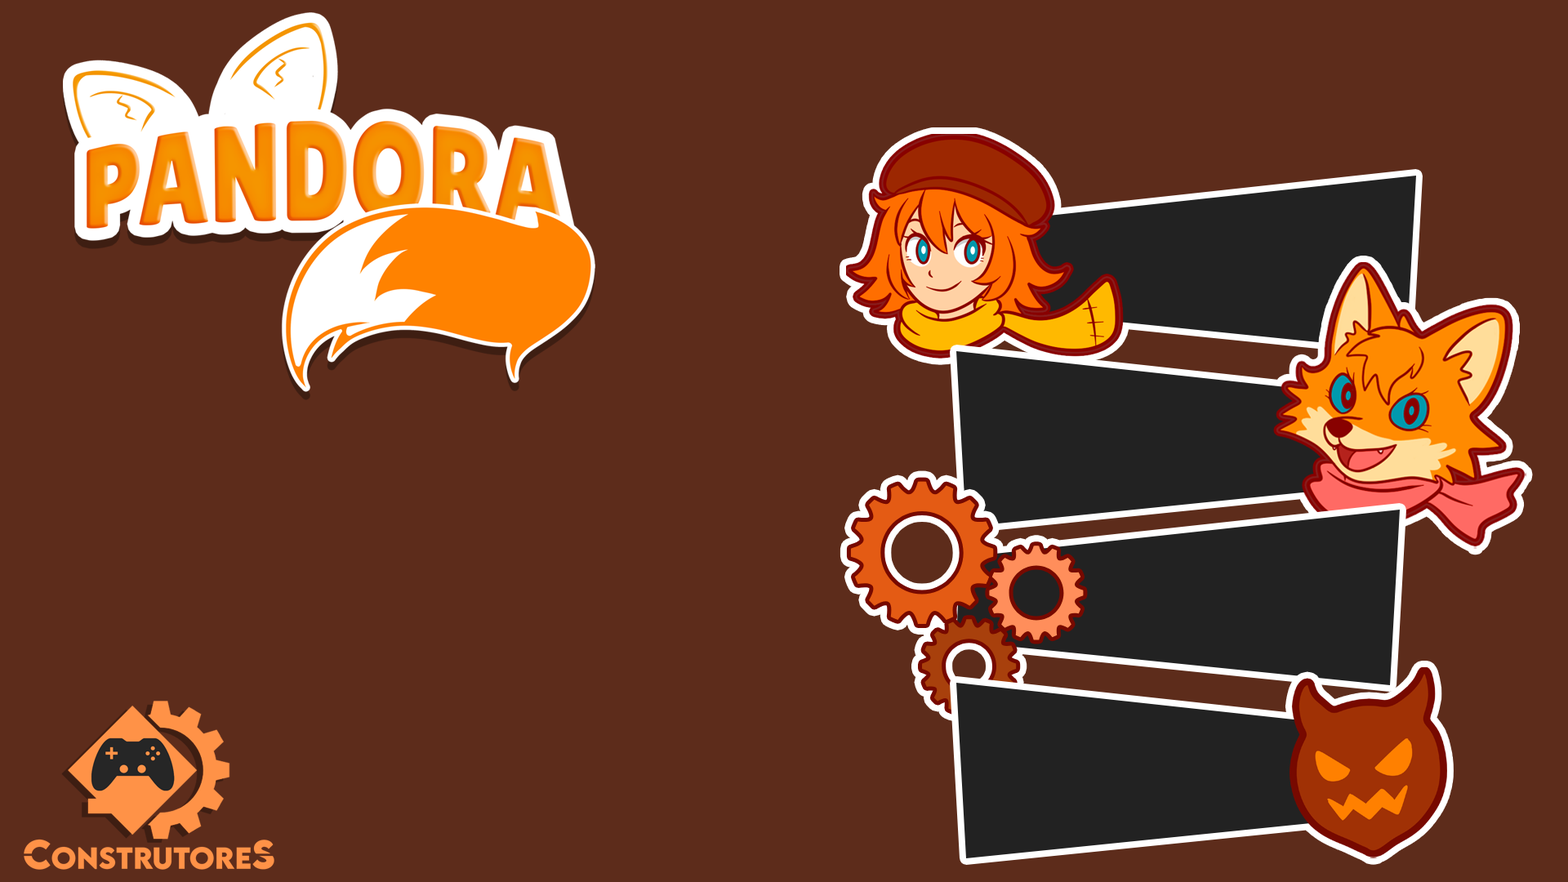
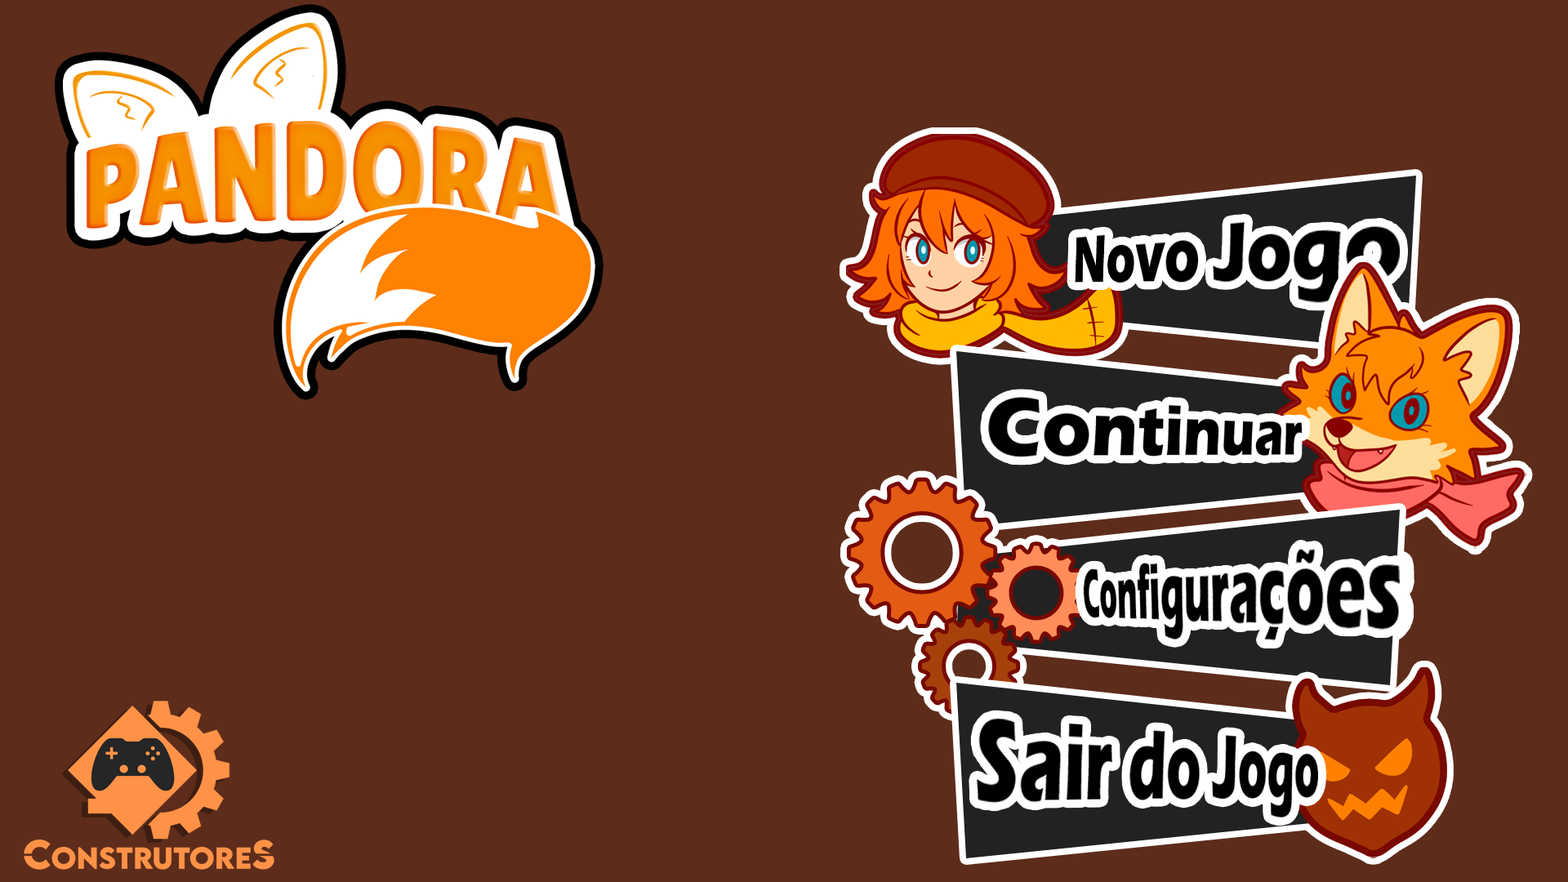
Layered file, before and after one edit (1568 x 882). Changes by layer:
painted on "Demon" over [968, 709, 1327, 827]
painted on "Engrenagem" over [974, 539, 1415, 725]
painted on "Ruska" over [980, 254, 1411, 556]
painted on "Pandora" over [1066, 213, 1408, 312]
painted on "Logo" over [54, 4, 604, 401]